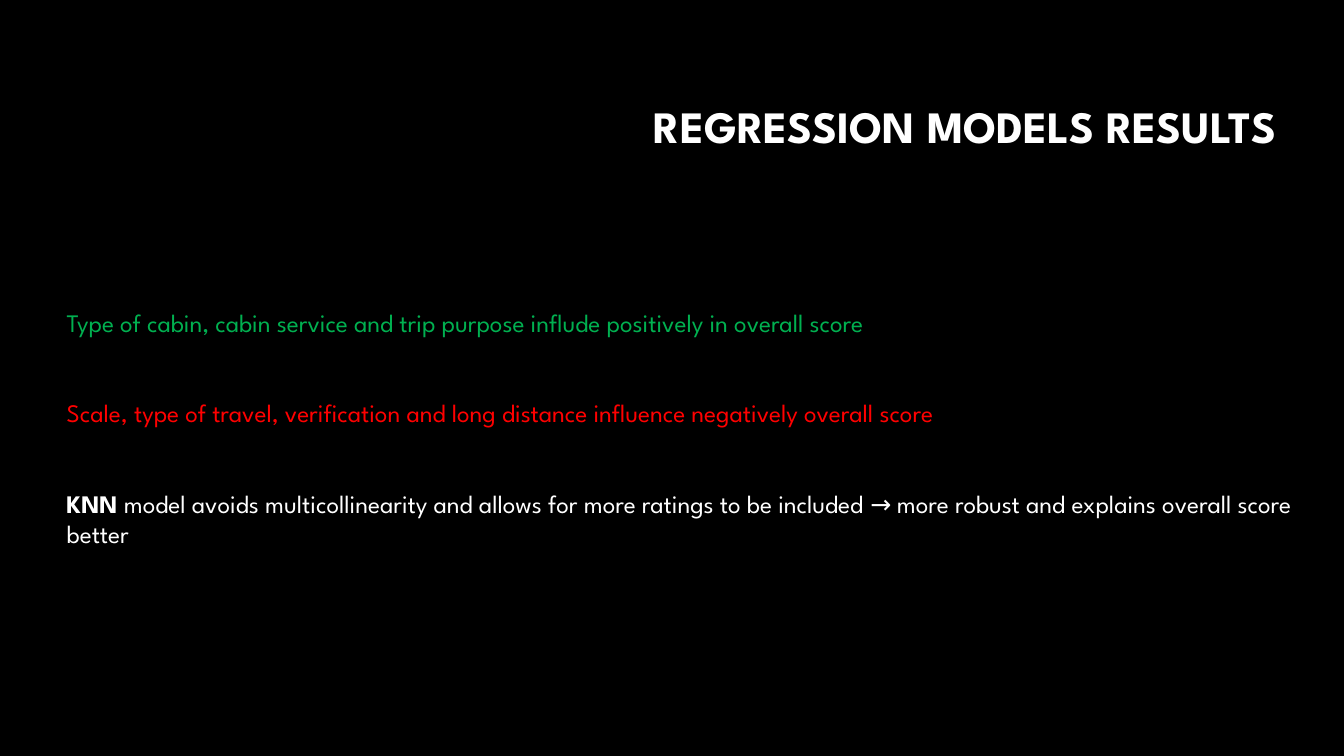
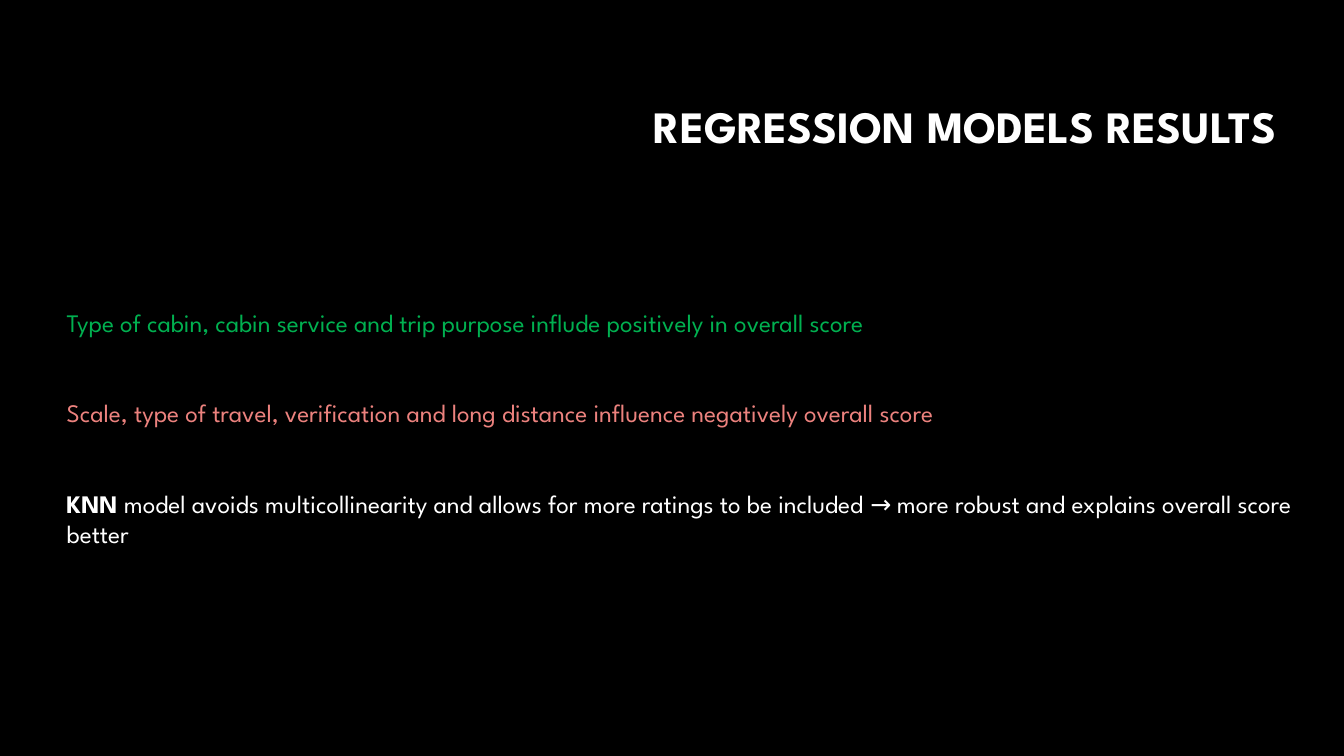
Before and after one commit to aidamouref/Airlines-Analyser, a slide deck: slide 25 of Airlines Analysis.pptx (slide 21 before the commit). Drawn at 1344x756 pixels with LibreOffice and Linux fonts; fonts in the diff are those of the drawing; background and template pictures are left out. Boxes give left, top, right and bottom in pixels: in the first picture for what was removed or moved away, otherwise in the second. Text is boxed around its words. In the diff, an @@ line names an element or a change of style, - is before the commit and + after.

```diff
--- a/Airlines Analysis.pptx
+++ b/Airlines Analysis.pptx
@@ text at (67, 404, 933, 428): text colour #FF0000 to #EC827E in "Scale, type of travel, verification and long ..." @@
```
Also in this commit, not shown: 8 other slides changed, 7 slides added, 13 other files.
